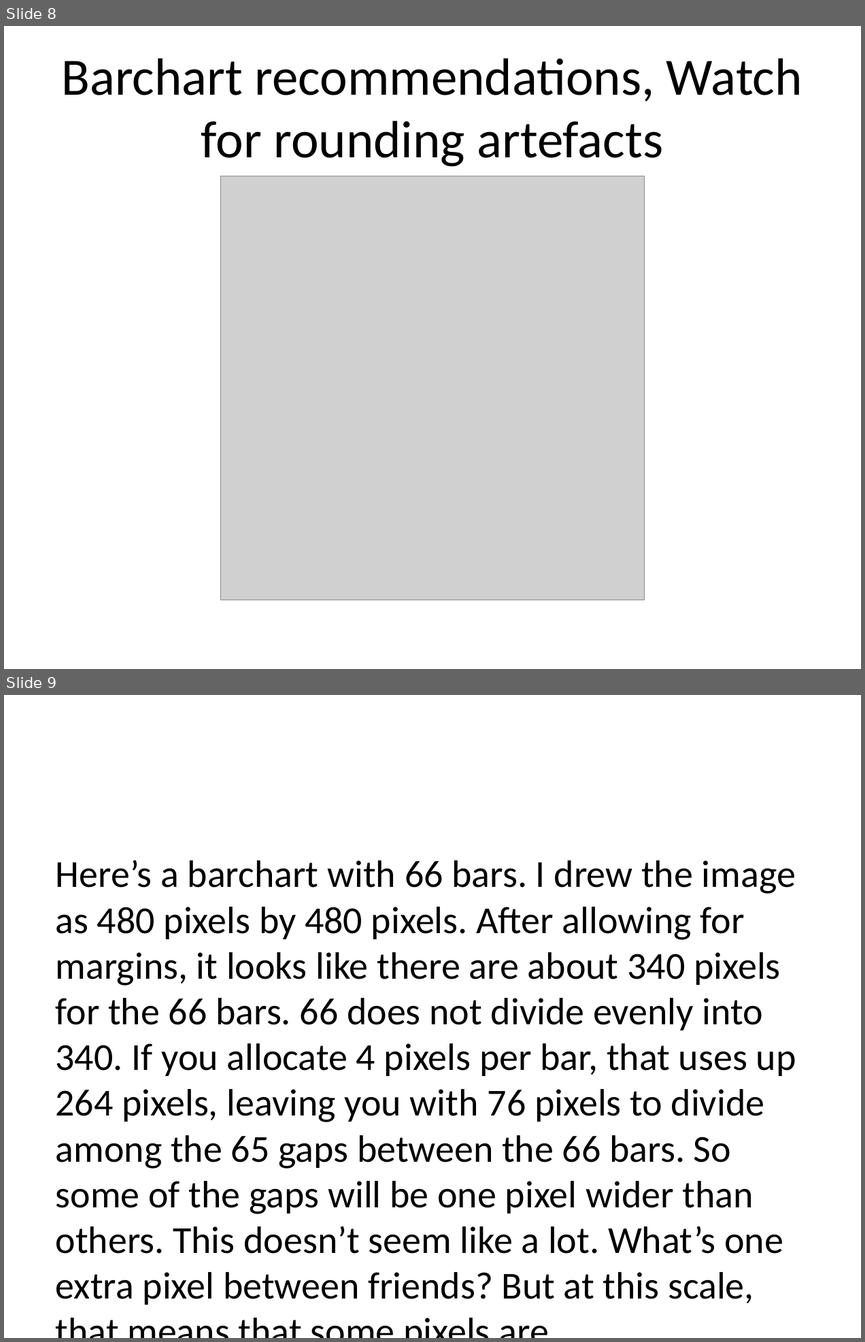
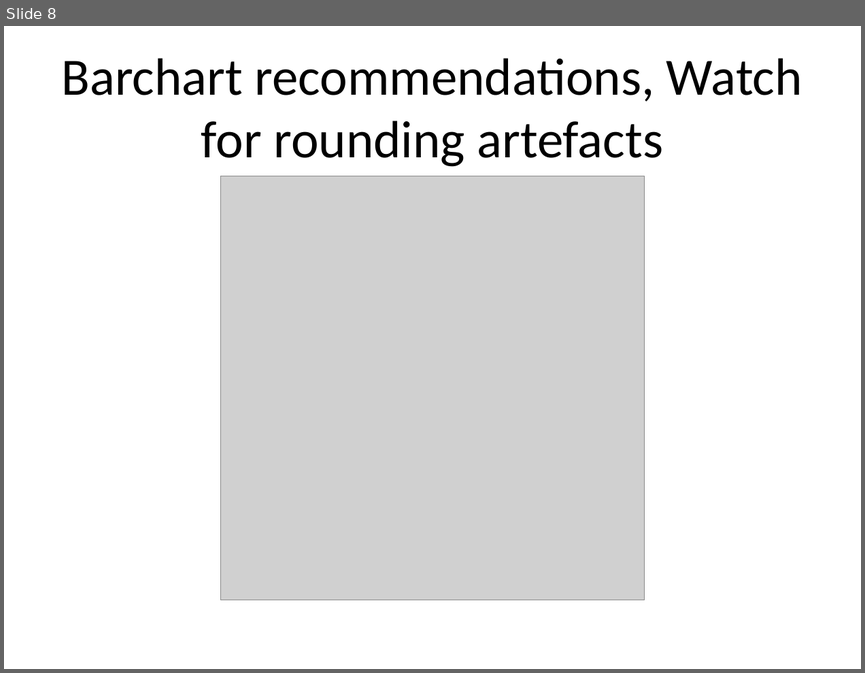
Before and after one commit to pmean/data-visualization, a slide deck: data-viz-02/component/recommendations-barcharts.pptx. Shown one above the other, each under a label of ours: slides 8 and 9 before the commit, slide 8 after it. The pictures are 865x1342 and 865x673 pixels, drawn with LibreOffice and Linux fonts; fonts in the diff are those of the drawing; grey boxes stand for pictures. Boxes give left, top, right and bottom in pixels: in the first picture for what was removed or moved away, otherwise in the second. Text is boxed around its words. In the diff, an @@ line names an element or a change of style, - is before the commit and + after.

```diff
--- a/data-viz-02/component/recommendations-barcharts.pptx
+++ b/data-viz-02/component/recommendations-barcharts.pptx
@@ slide 9 removed at (4, 695, 861, 1338), background #FFFFFF @@
@@ text removed at (56, 860, 796, 1304) @@
-Here’s a barchart with 66 bars. I drew the image as 480 pixels by 480 pixels. After allowing for margins, it looks like there are about 340 pixels for the 66 bars. 66 does not divide evenly into 340. If you allocate 4 pixels per bar, that uses up 264 pixels, leaving you with 76 pixels to divide among the 65 gaps between the 66 bars. So some of the gaps will be one pixel wider than others. This doesn’t seem like a lot. What’s one extra pixel between friends? But at this scale, that means that some pixels are
```
Also in this commit, not shown: 6 slides added, 7 other files.
